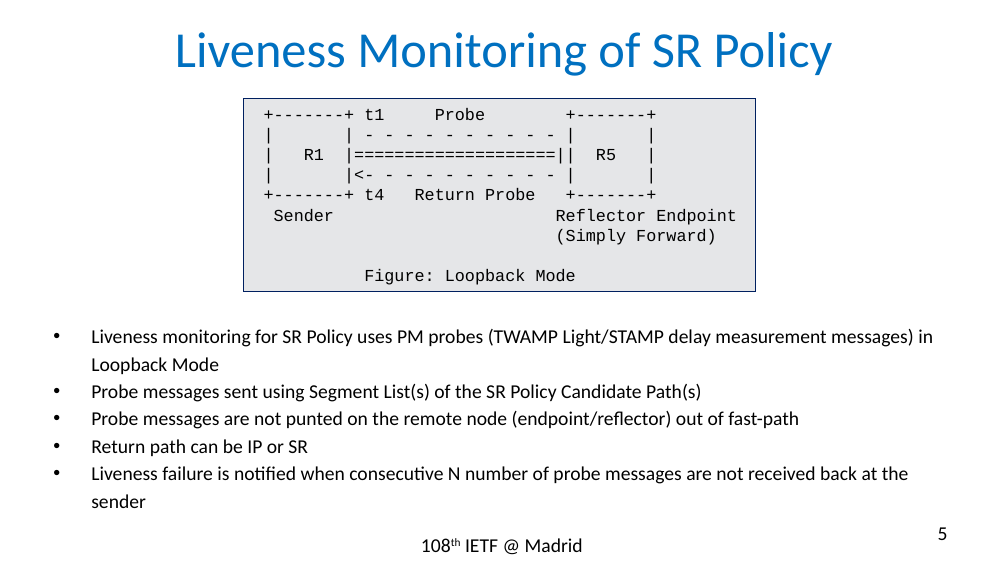
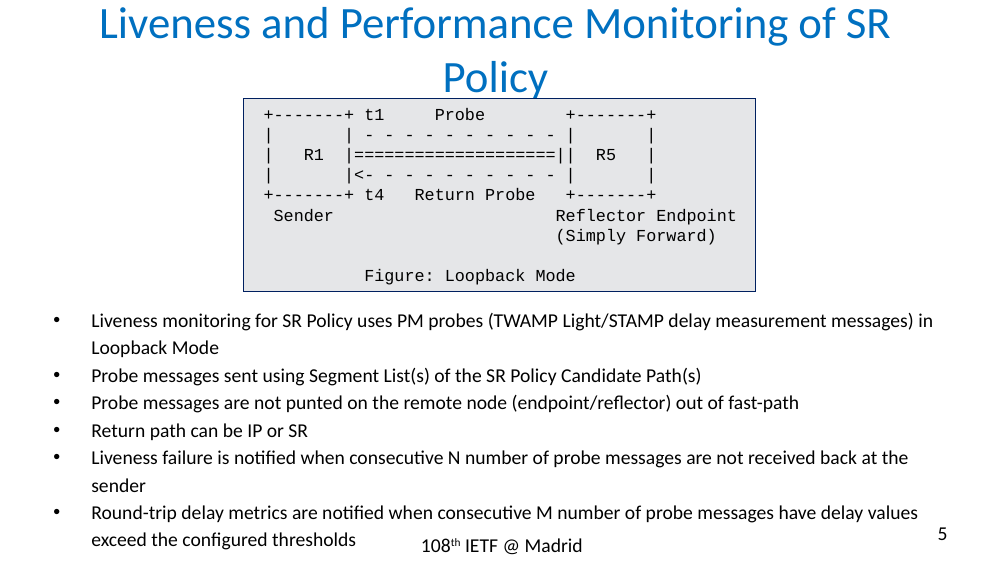
Before and after one commit to rakgandhi/ietf-slides, a slide deck: slide 5 of draft-gandhi-spring-sr-enhanced-plm-01.pptx. Drawn at 1008x567 pixels with LibreOffice and Linux fonts; fonts in the diff are those of the drawing. Boxes give left, top, right and bottom in pixels: in the first picture for what was removed or moved away, otherwise in the second. Text is boxed around its words. In the diff, an @@ line names an element or a change of style, - is before the commit and + after.

```diff
--- a/draft-gandhi-spring-sr-enhanced-plm-01.pptx
+++ b/draft-gandhi-spring-sr-enhanced-plm-01.pptx
@@ title at (x1=99, y1=7, x2=891, y2=99): text changed; size 36 to 32 pt @@
-Liveness Monitoring of SR Policy
+Liveness and Performance Monitoring of SR Policy
@@ text "Liveness monitoring for SR Policy ..." moved from (x1=91, y1=329, x2=933, y2=508) to (x1=91, y1=313, x2=933, y2=550) @@
@@ text at (x1=91, y1=505, x2=918, y2=550): paragraph added @@
+• Round-trip delay metrics are notified when consecutive M number of probe messages have delay values exceed the configured thresholds
```
Also in this commit, not shown: 4 other slides changed, 6 slides removed, 1 other file.
